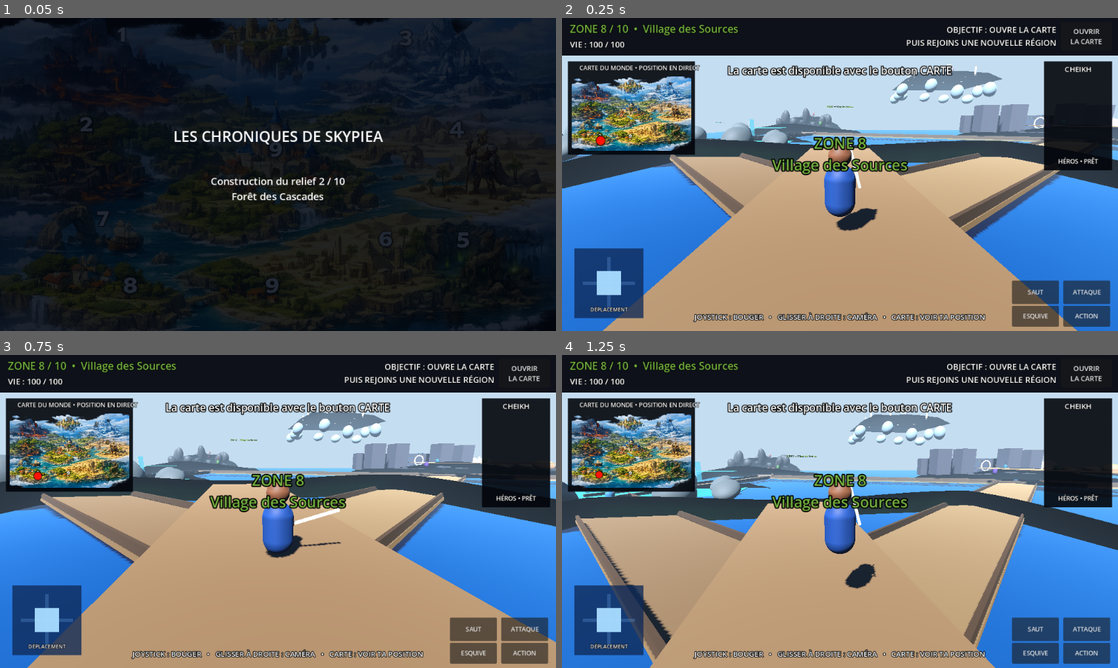
Above: before the commit, frames 1-4 (two rows, left to right).
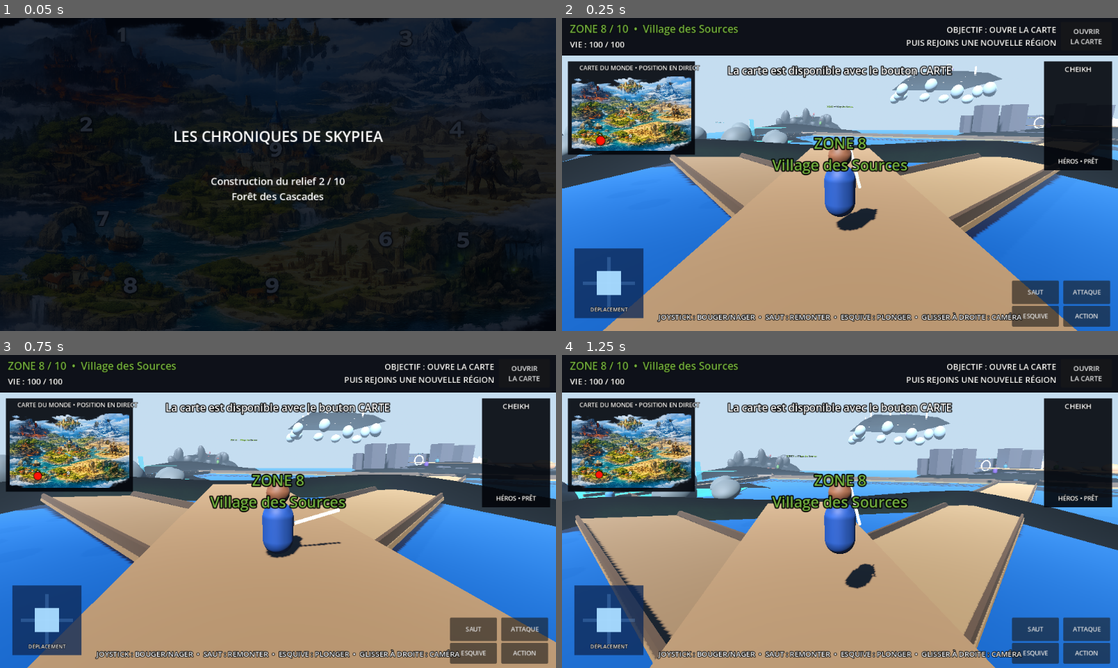
Above: after the commit, the same moments.

Repository: Chasmet/Zelda-like
Game: Godot game, scene res://scenes/main.tscn
The game is run twice, just before and just after one commit, with the same random seed, the same clock (stepped at 60 frames per second) and the same inputs.
Inputs (mouse positions are in pixels of both pictures, inside the frame that each line leads up to):
- Up to frame 1 (0.05 s): no input
- Up to frame 2 (0.25 s): no input
- Up to frame 3 (0.75 s): tap Enter at 0.5 s; move the mouse to (305, 511) at 0.52 s; hold W (move_forward) from 0.53 s (still down); tap F (attack) at 0.6 s; click (305, 511) at 0.67 s
- Up to frame 4 (1.25 s): keep holding W (move_forward); tap Space (jump) at 0.77 s

Frame 1 is identical in both runs. In frame 2, 1.1% of the frame differs, in the area x 17-83%, y 94-98%; in frame 3, 1.1%; in frame 4, 1.1%.

Commit message:
Activer le monde aquatique et son test de physique

Diff:
--- a/scenes/main.tscn
+++ b/scenes/main.tscn
@@ -1,12 +1,13 @@
-[gd_scene load_steps=6 format=3]
+[gd_scene load_steps=7 format=3]
 
-[ext_resource type="Script" path="res://scripts/main_mobile_final.gd" id="1_main"]
+[ext_resource type="Script" path="res://scripts/main_water_final.gd" id="1_main"]
 [ext_resource type="Script" path="res://scripts/portrait_hud_adjuster.gd" id="2_portrait"]
 [ext_resource type="Script" path="res://scripts/ci_hud_capture.gd" id="3_capture"]
 [ext_resource type="Script" path="res://scripts/ci_walk_animation_check.gd" id="4_walk"]
 [ext_resource type="Script" path="res://scripts/ci_full_playthrough.gd" id="5_playthrough"]
+[ext_resource type="Script" path="res://scripts/ci_water_physics_check.gd" id="6_water"]
 
-[node name="SkypieaMobileFinal" type="Node3D"]
+[node name="SkypieaWaterPhysicsFinal" type="Node3D"]
 script = ExtResource("1_main")
 
 [node name="PortraitHUDAdjuster" type="Node" parent="."]
@@ -20,3 +21,6 @@
 
 [node name="CIFullPlaythrough" type="Node" parent="."]
 script = ExtResource("5_playthrough")
+
+[node name="CIWaterPhysicsCheck" type="Node" parent="."]
+script = ExtResource("6_water")
